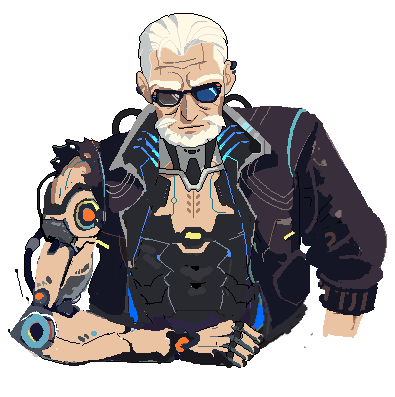
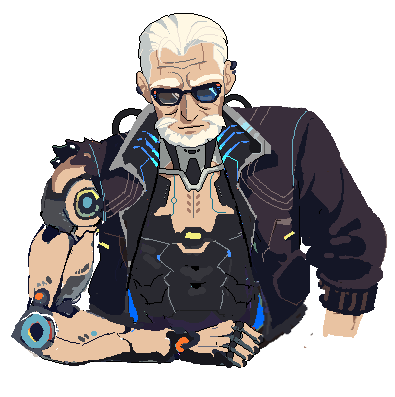
Comparing the layer stacks of the two 395 x 397 images. Changes:
added group "Group 3" with 9 layers above "Group 2" over [11, 67, 366, 335]
added layer "Group 4 copy" in group "Group 3" over [11, 67, 366, 335]
moved "Layer 30" into group "Group 4" over [21, 138, 235, 310]
moved "Group 1 copy 9" (2nd of 2, in "Group 2") into group "Group 2", painted on it over [8, 67, 366, 335]
